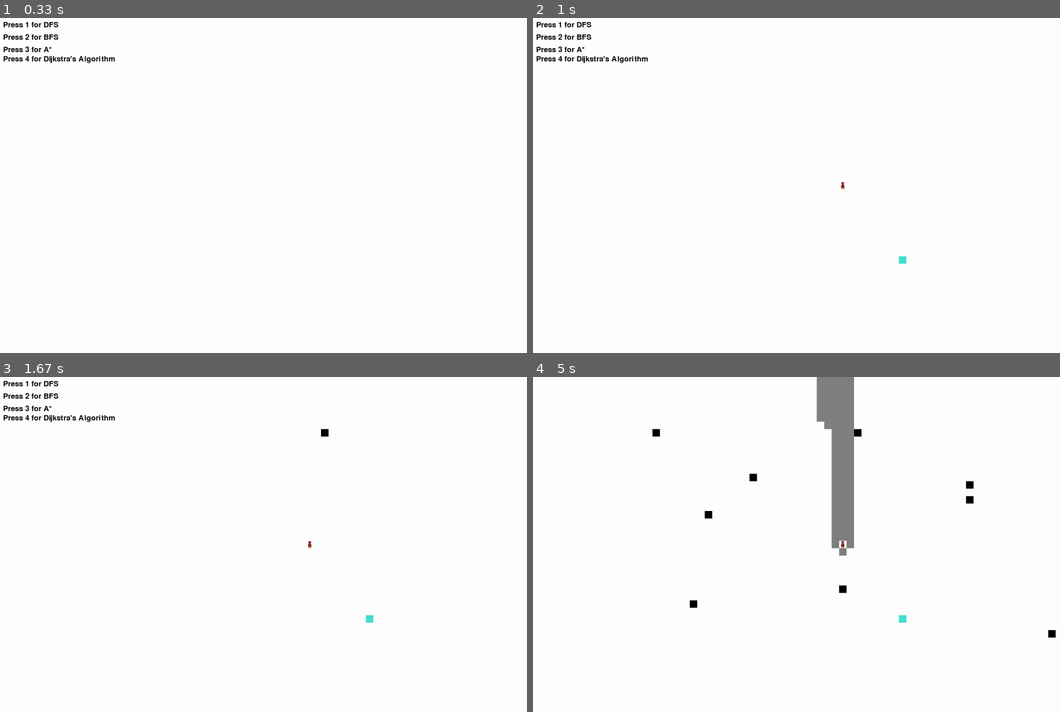
Above: before the commit, frames 1-4 (two rows, left to right).
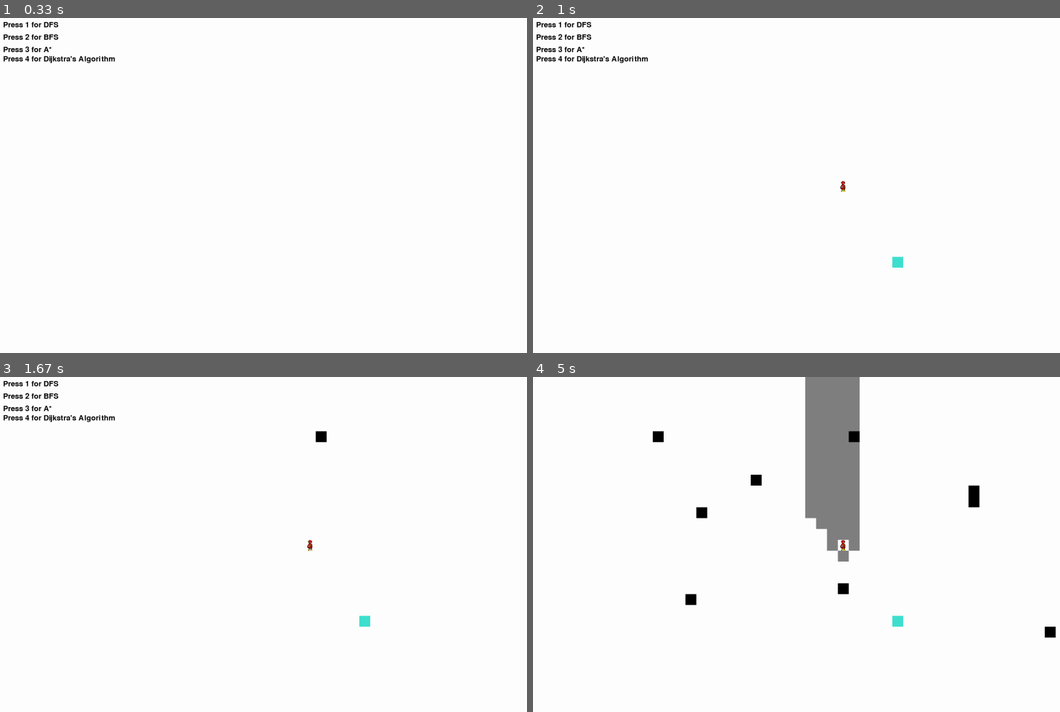
Above: after the commit, the same moments.

Repository: ad5960/RunBarryRun
Game: pygame game, started from BFS.py
The game is run twice, just before and just after one commit, with the same random seed, the same clock (stepped at 60 frames per second) and the same inputs.
Inputs (mouse positions are in pixels of both pictures, inside the frame that each line leads up to):
- Up to frame 1 (0.33 s): no input
- Up to frame 2 (1 s): click (838, 185) at 0.38 s; click (901, 259) at 0.72 s
- Up to frame 3 (1.67 s): tap Space at 1 s; click (321, 430) at 1.38 s
- Up to frame 4 (5 s): click (838, 584) at 1.72 s; click (754, 474) at 2.05 s; click (1054, 634) at 2.38 s; click (970, 484) at 2.72 s; click (654, 430) at 3.05 s; tap 1 at 3.4, 3.7 s; click (696, 604) at 3.42 s; click (706, 517) at 3.88 s; click (970, 500) at 4.22 s; tap Space at 4.5 s

Frame 1 is identical in both runs. In frame 2, 0.1% of the frame differs, in the area x 58-71%, y 48-75%; in frame 3, 0.2%; in frame 4, 3.3%, in the area x 22-100%, y 0-78%.

Commit message:
speed fix

Diff:
--- a/BFS.py
+++ b/BFS.py
@@ -3,8 +3,9 @@
 import pygame
 import heapq
 
-SLOT_SIZE = 24
+SLOT_SIZE = 35
 WIDTH = 1980
+HEIGHT = 1080
 ROWS = WIDTH // SLOT_SIZE
 
 FLASH_ASSET_PATH = os.path.join(os.path.dirname(__file__), "flash_asset.png")
@@ -16,7 +17,7 @@
 FLASH_STILL_IMAGE = pygame.image.load(FLASH_STILL_ASSET_PATH)
 FLASH_STILL_IMAGE = pygame.transform.scale(FLASH_STILL_IMAGE, (SLOT_SIZE, SLOT_SIZE))
 
-WIN = pygame.display.set_mode((WIDTH, 1080))
+WIN = pygame.display.set_mode((WIDTH, HEIGHT))
 pygame.display.set_caption("DFS Path Finding Algorithm")
 
 RED = (255, 0, 0)
@@ -112,6 +113,7 @@
         if current:
             current.make_path()
             draw()
+            pygame.time.Clock().tick(60)
 
 
 def make_grid(rows):
@@ -311,7 +313,9 @@
     started = False
 
     while run:
+
         draw(win, grid, algorithm_choice)
+
         for event in pygame.event.get():
             if event.type == pygame.QUIT:
                 run = False
